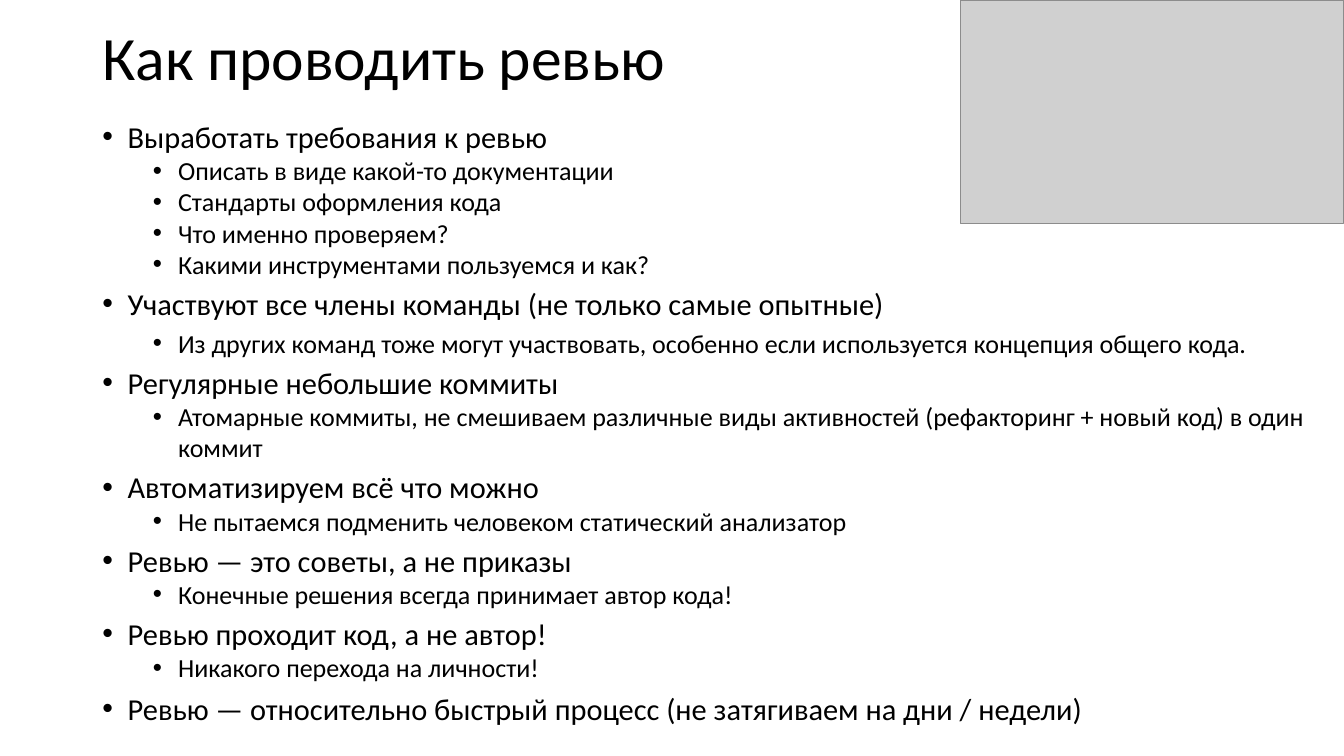
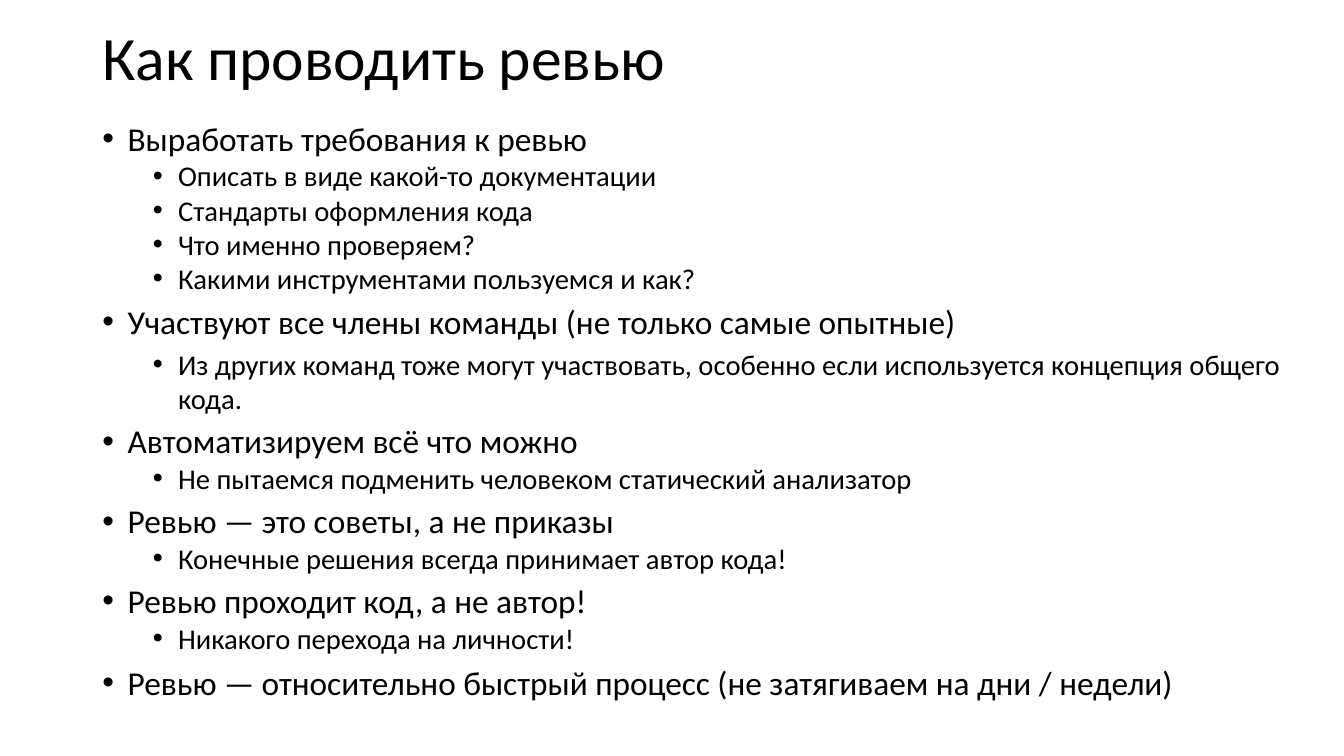
Before and after one commit to xtrueman/prog_instruments, a slide deck: slide 11 of presentations/CodeReview.pptx (slide 10 before the commit). Drawn at 1344x756 pixels with LibreOffice and Linux fonts; fonts in the diff are those of the drawing; grey boxes stand for pictures. Boxes give left, top, right and bottom in pixels: in the first picture for what was removed or moved away, otherwise in the second. Text is boxed around its words. In the diff, an @@ line names an element or a change of style, - is before the commit and + after.

```diff
--- a/presentations/CodeReview.pptx
+++ b/presentations/CodeReview.pptx
@@ picture removed at <box>960,0,1344,224</box> @@
@@ text "Выработать требования к ревью" at <box>128,128,1279,701</box>: size 21.7 to 23.8 pt in "Выработать требования к ревью", "Участвуют все члены команды (не только самые ...", "Автоматизируем всё что можно", "Ревью — это советы, а не приказы" and 2 more places; size 18.6 to 20.4 pt in "Описать в виде какой-то документации", "Стандарты оформления кода", "Что именно проверяем?", "Какими инструментами пользуемся и как?" and 4 more places @@
@@ text at <box>128,373,1303,457</box>: paragraphs removed @@
-• Регулярные небольшие коммиты
-  • Атомарные коммиты, не смешиваем различные виды активностей (рефакторинг + новый код) в один коммит
```
Also in this commit, not shown: 14 other slides changed, 7 slides added, 1 other file.
